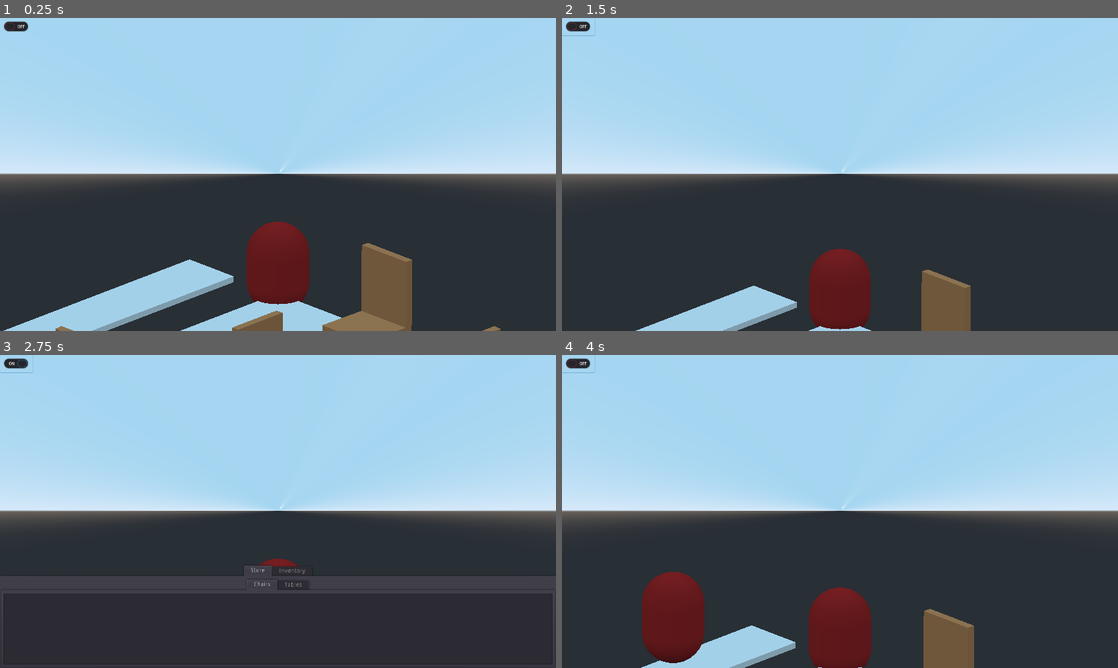
Above: before the commit, frames 1-4 (two rows, left to right).
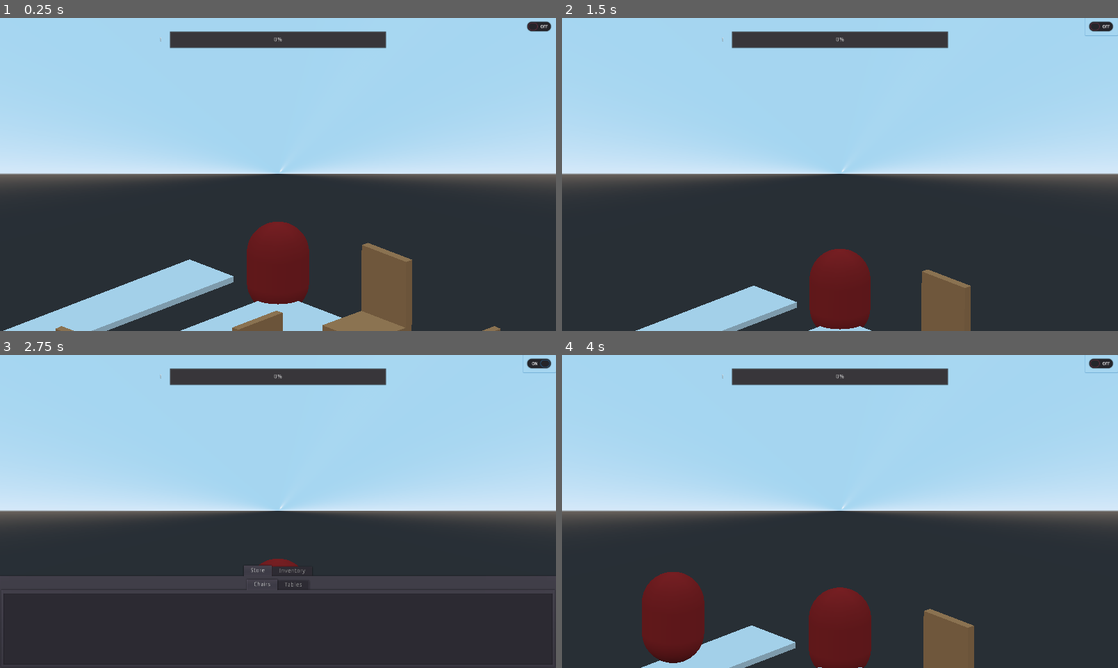
Above: after the commit, the same moments.

Repository: bigigloogames/Emperor-s-Restaurant
Game: Godot game, scene res://scenes/Restaurant.tscn
The game is run twice, just before and just after one commit, with the same random seed, the same clock (stepped at 60 frames per second) and the same inputs. The project has no main scene, so this scene is started directly.
Inputs (mouse positions are in pixels of both pictures, inside the frame that each line leads up to; where the layout moved, square brackets give the same spot in the first picture):
- Up to frame 1 (0.25 s): no input
- Up to frame 2 (1.5 s): click (1101, 27) [578, 27] at 0.5 s; tap Enter at 1.25 s; move the mouse to (962, 158) at 1.27 s; hold Up (ui_up) from 1.28 s (still down); tap Mouse wheel down (wheel_down) at 1.35 s; click (962, 158) at 1.42 s
- Up to frame 3 (2.75 s): tap Space at 2 s; move the mouse to (166, 527) at 2.02 s; release Up (ui_up) at 2.03 s; hold Down (ui_down) from 2.03 s (still down); tap Mouse wheel up (wheel_up) at 2.1 s
- Up to frame 4 (4 s): tap Enter at 2.75 s; move the mouse to (895, 442) at 2.77 s; release Down (ui_down) at 2.78 s; hold Up (ui_up) from 2.78 s (still down); tap Mouse wheel down (wheel_down) at 2.85 s; move the mouse to (812, 574) at 3.52 s; tap Mouse wheel up (wheel_up) at 3.6 s; click (812, 574) at 3.67 s

The runs differ from the first frame. In frame 1, 2.4% of the frame differs, in the area x 0-100%, y 1-10%; in frame 2, 2.5%, in the area x 0-100%, y 0-10%; in frame 3, 2.5%; in frame 4, 2.5%.

Commit message:
Add Experience Bar

Diff:
--- a/scenes/Restaurant.tscn
+++ b/scenes/Restaurant.tscn
@@ -29,7 +29,9 @@
 }
 
 [node name="BuildMode" type="CheckButton" parent="Control"]
-margin_right = 76.0
+anchor_left = 1.0
+anchor_right = 1.0
+margin_left = -76.0
 margin_bottom = 40.0
 __meta__ = {
 "_edit_use_anchors_": false
@@ -67,8 +69,8 @@
 anchor_bottom = 1.0
 margin_left = 4.0
 margin_top = 32.0
-margin_right = -1228.0
-margin_bottom = -128.0
+margin_right = -4.0
+margin_bottom = -4.0
 
 [node name="Inventory" type="TabContainer" parent="Control/Build"]
 visible = false
@@ -82,10 +84,10 @@
 [node name="Chairs" type="ItemList" parent="Control/Build/Inventory"]
 anchor_right = 1.0
 anchor_bottom = 1.0
-margin_left = -4.0
-margin_top = 518.0
-margin_right = -12.0
-margin_bottom = 482.0
+margin_left = 4.0
+margin_top = 32.0
+margin_right = -4.0
+margin_bottom = -4.0
 allow_reselect = true
 max_columns = 0
 script = ExtResource( 5 )
@@ -99,8 +101,29 @@
 anchor_bottom = 1.0
 margin_left = 4.0
 margin_top = 32.0
-margin_right = -1228.0
-margin_bottom = -128.0
+margin_right = -4.0
+margin_bottom = -4.0
+
+[node name="ExpBar" type="ProgressBar" parent="Control"]
+anchor_left = 0.5
+anchor_right = 0.5
+margin_left = -250.0
+margin_top = 30.0
+margin_right = 250.0
+margin_bottom = 70.0
+step = 1.0
+__meta__ = {
+"_edit_use_anchors_": false
+}
+
+[node name="Level" type="Label" parent="Control"]
+margin_left = 350.0
+margin_top = 30.0
+margin_right = 390.0
+margin_bottom = 70.0
+text = "1"
+align = 1
+valign = 1
 
 [node name="Floor" type="GridMap" parent="."]
 mesh_library = ExtResource( 1 )
@@ -144,4 +167,5 @@
 autostart = true
 [connection signal="toggled" from="Control/BuildMode" to="." method="_on_BuildMode_toggled"]
 [connection signal="item_selected" from="Control/Build/Inventory/Chairs" to="." method="_on_ItemList_item_selected"]
+[connection signal="value_changed" from="Control/ExpBar" to="." method="_on_ExpBar_value_changed"]
 [connection signal="timeout" from="CustomerTimer" to="." method="_on_CustomerTimer_timeout"]
--- a/scripts/Restaurant.gd
+++ b/scripts/Restaurant.gd
@@ -13,8 +13,10 @@
 onready var Floor = $Floor
 onready var Furni = $Furniture
 onready var Astar = $Astar
-var level = 0
-var room_size = 9 + level
+onready var ExpBar = $Control/ExpBar
+onready var Level = $Control/Level
+var level = 1
+var room_size = 8 + level
 var seats = []
 var selected_item = -1
 var build_mode = false
@@ -58,6 +60,7 @@
 		seats.push_back(free_seat)
 		yield(get_tree().create_timer(10.0), "timeout")
 		NewUnit.queue_free()
+		ExpBar.set_value(ExpBar.get_value() + 20)
 
 
 func _on_ItemList_item_selected(index):
@@ -97,3 +100,10 @@
 		Cam.pan_up()
 	if Input.is_action_just_pressed("ui_down"):
 		Cam.pan_down()
+
+
+func _on_ExpBar_value_changed(value):
+	if value >= 100:
+		level += 1
+		Level.set_text(str(level))
+		ExpBar.set_value(value - 100)
